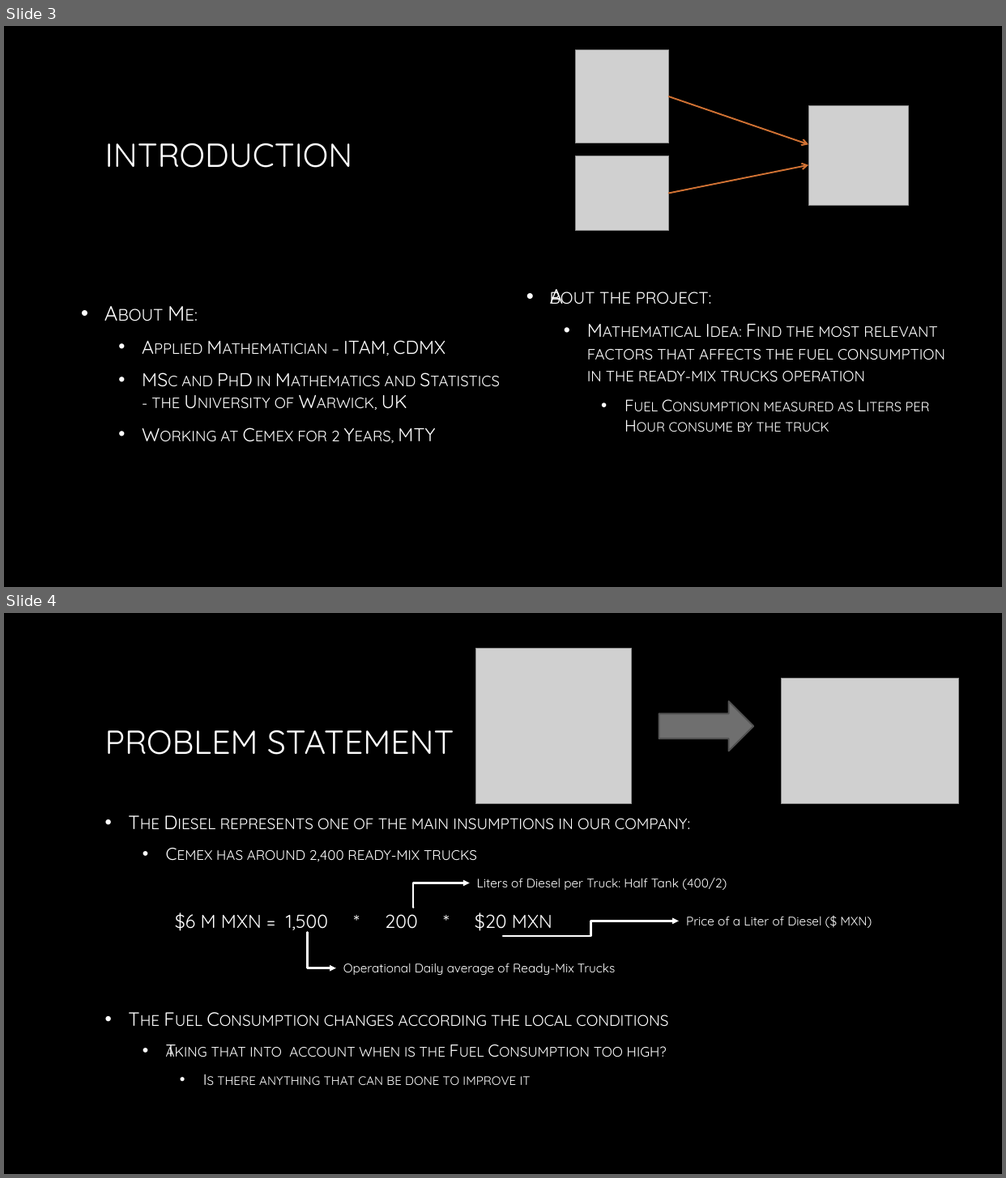
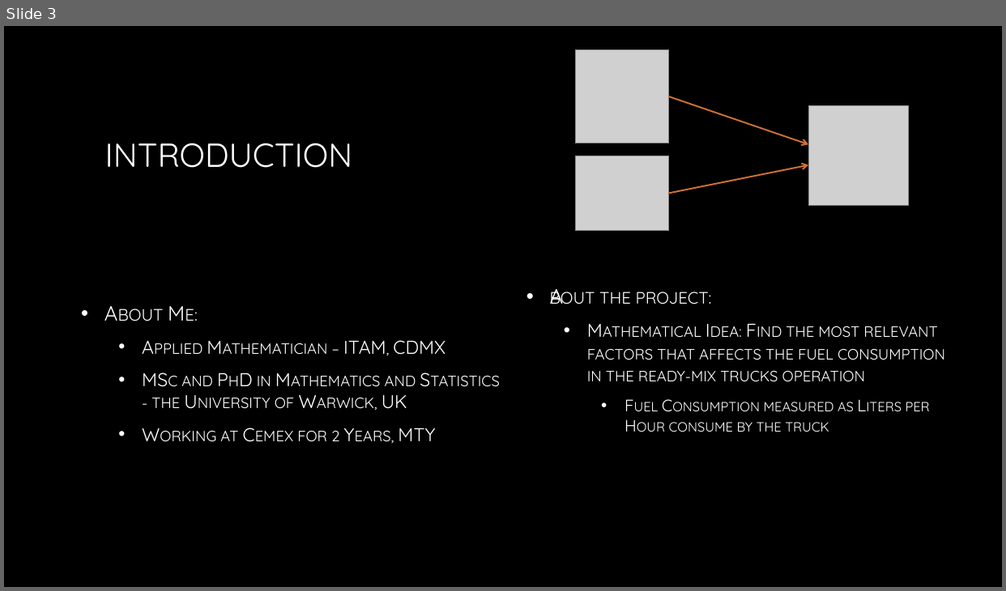
Before and after one commit to rgamerosl/capstone-project, a slide deck: Presentation.pptx. Shown one above the other, each under a label of ours: slides 3 and 4 before the commit, slide 3 after it. The pictures are 1006x1178 and 1006x591 pixels, drawn with LibreOffice and Linux fonts; fonts in the diff are those of the drawing; grey boxes stand for pictures; background and template pictures are left out. Boxes give left, top, right and bottom in pixels: in the first picture for what was removed or moved away, otherwise in the second. Text is boxed around its words. In the diff, an @@ line names an element or a change of style, - is before the commit and + after.

```diff
--- a/Presentation.pptx
+++ b/Presentation.pptx
@@ slide 4 removed at <box>4,613,1002,1174</box>, background picture (left out) @@
@@ picture removed at <box>475,648,632,804</box> @@
@@ picture removed at <box>781,678,959,804</box> @@
@@ right arrow removed at <box>659,701,753,751</box> @@
@@ title removed at <box>105,730,454,755</box> @@
-PROBLEM STATEMENT
@@ text removed at <box>211,818,690,1085</box> @@
-• The Diesel represents one of the main insumptions in our company:
-  • Cemex has around 2,400 ready-mix trucks
-• The Fuel Consumption changes according the local conditions
-  • Taking that into account when is the Fuel Consumption too high?
-    • Is there anything that can be done to improve it
@@ text removed at <box>477,878,727,890</box> @@
-Liters of Diesel per Truck: Half Tank (400/2)
@@ elbow arrow removed from (414, 907) to (470, 884) @@
@@ text removed at <box>175,913,552,933</box> @@
-$6 M MXN = 1,500 * 200 * $20 MXN
@@ elbow arrow removed from (503, 936) to (680, 922) @@
@@ text removed at <box>686,916,872,928</box> @@
-Price of a Liter of Diesel ($ MXN)
@@ elbow arrow removed from (307, 933) to (335, 969) @@
@@ text removed at <box>343,963,615,975</box> @@
-Operational Daily average of Ready-Mix Trucks
```
Also in this commit, not shown: 3 slides changed.
